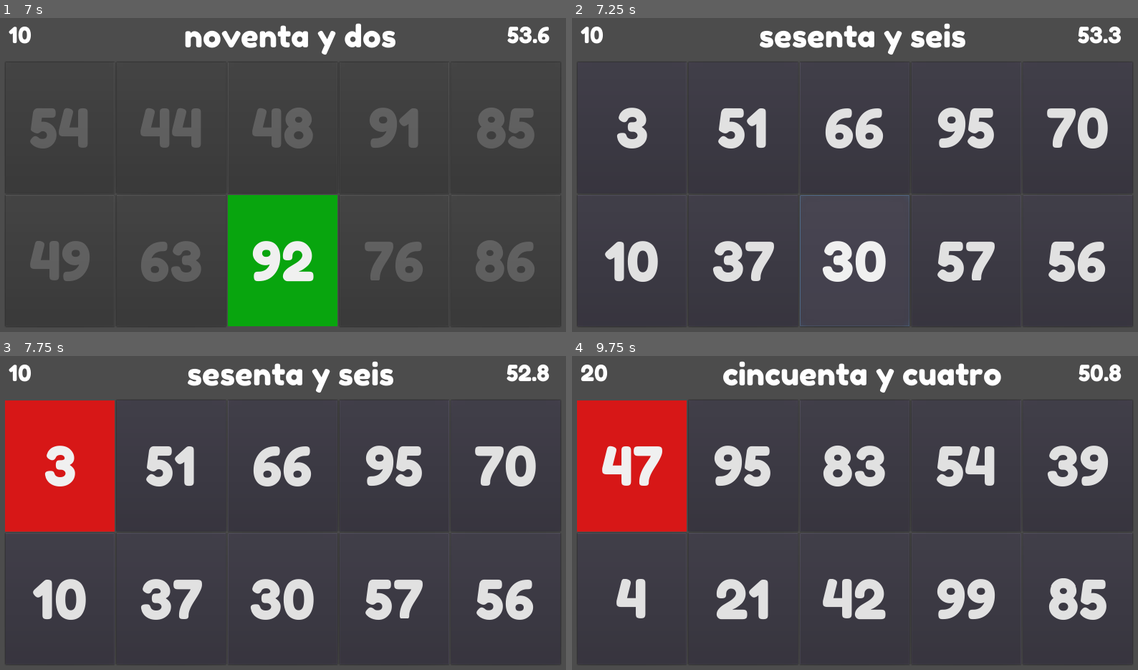
Above: before the commit, frames 1-4 (two rows, left to right).
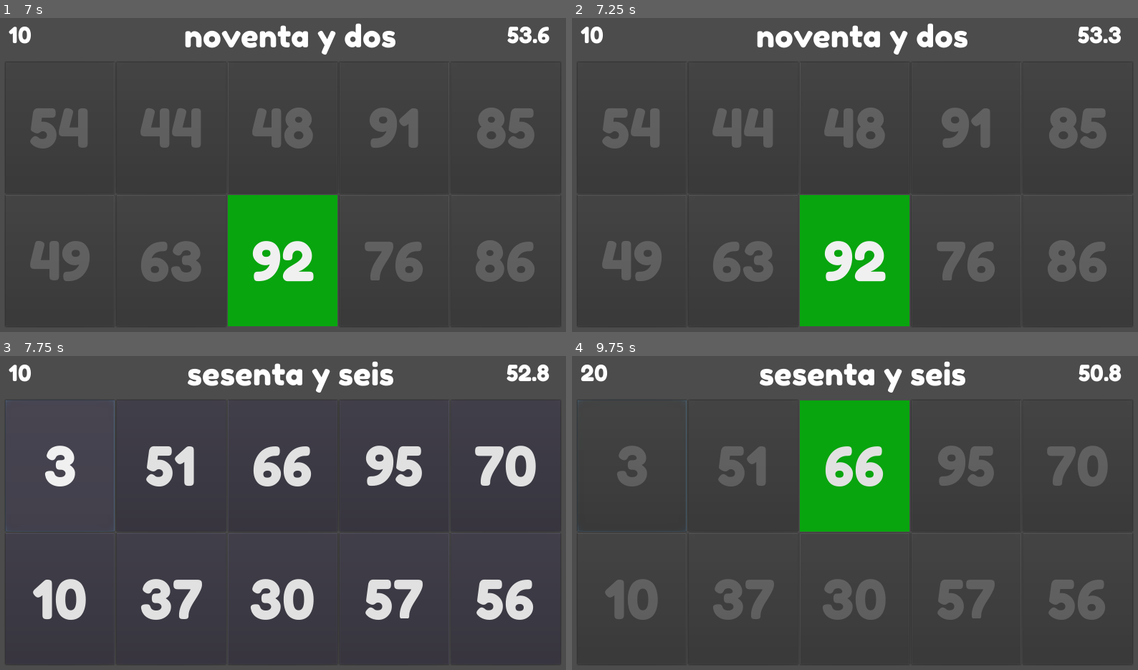
Above: after the commit, the same moments.

Repository: liamgh/NumberWall
Game: Godot game, scene res://Start.tscn
The game is run twice, just before and just after one commit, with the same random seed, the same clock (stepped at 60 frames per second) and the same inputs.
Inputs (mouse positions are in pixels of both pictures, inside the frame that each line leads up to):
- Up to frame 1 (7 s): click "Start" at 0.5 s; click "54" at 1.25 s; click "44" at 2 s; click "48" at 2.75 s; click "91" at 3.5 s; click "85" at 4.25 s; click "49" at 5 s; click "63" at 5.75 s; click "92" at 6.5 s
- Up to frame 2 (7.25 s): no input
- Up to frame 3 (7.75 s): click (62, 465) at 7.25 s, where only the run before the commit has a clickable "3"
- Up to frame 4 (9.75 s): click "51" at 8 s; click "66" at 8.75 s; click (634, 465) at 9.5 s, where only the run before the commit has a clickable "47"

Frame 1 is identical in both runs. In frame 2, 18% of the frame differs, in the area x 5-95%, y 1-99%; in frame 3, 7.7%; in frame 4, 26%, in the area x 0-95%, y 1-85%.

Commit message:
Fix for clash btw hint timer and correct answer

Diff:
--- a/Game.gd
+++ b/Game.gd
@@ -67,15 +67,15 @@
 	correctAnswerBtn = randi() % len(answers)
 	emit_signal("new_question", correctAnswerBtn, answers)
 	var correctAnswer = answers[correctAnswerBtn]
-
-	# Set pressed bg colour on right answer to green
 	questionDisplay.text =  translations.get_cardinal(correctAnswer)
 	hintNumber = 0
 	waitingForNewQuestion = false
+	hintTimer.set_paused(false)
 	hintTimer.start(time_before_hint_1)
 
 # Checks if button clicked is the correct answer
 func submitAnswer(buttonNo):
+	hintTimer.set_paused(true)
 	if timer.time_left == 0 or readAnswerTimer.time_left != 0:
 		return
 
@@ -85,21 +85,24 @@
 			correctNoise.play()
 		changeScore(score_increment)
 		waitingForNewQuestion = true
+		hintTimer.stop()
 		readAnswerTimer.start(1)
 	else:
 		emit_signal("wrong_answer", buttonNo)
 		if PlayerVariables.AudioEnabled:
 			wrongNoise.play()
-	readAnswerTimer.start(0.5)
+		readAnswerTimer.start(0.5)
+
 
 # Triggered when the timer dealy for showing red/green feedback
 # on the button expires
 func _on_ReadAnswerTimer_timeout():
-
 	readAnswerTimer.stop()
 	emit_signal("reset_grid")
 	if waitingForNewQuestion:
 		NewQuestion()
+	else:
+		hintTimer.set_paused(false)
 
 # Called every frame. 'delta' is the elapsed time since the previous frame.
 # Updates timer label with time left
--- a/NumberGrid.gd
+++ b/NumberGrid.gd
@@ -54,7 +54,6 @@
 	reset_grid_styles()
 
 func reset_grid_styles():
-	print_debug("Reseting style")
 	for i in range(0, len(optBtns)):
 		optBtns[i].set("custom_styles/normal", StyleBoxEmpty)
 		optBtns[i].set("custom_styles/hover", StyleBoxEmpty)
